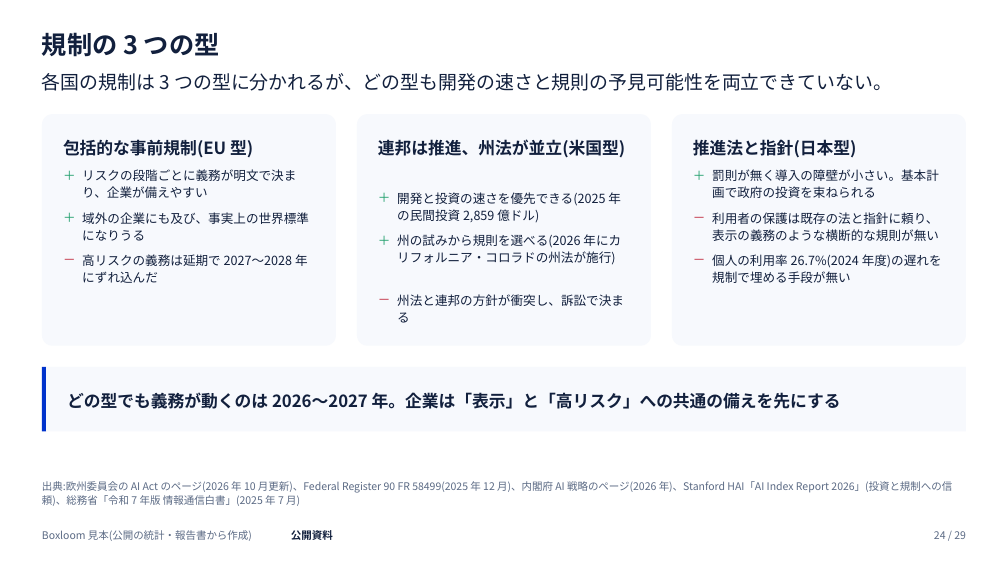
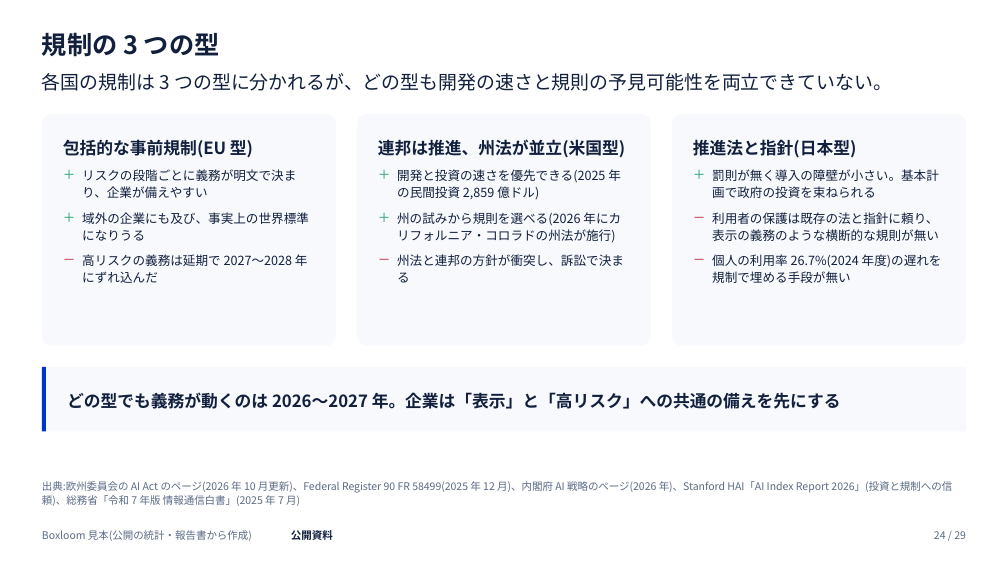
Before and after one commit to tjst-t/boxloom, a slide deck: slide 24 of boxloom/out/ai_society_light.pptx. Drawn at 1008x567 pixels with LibreOffice and Linux fonts; fonts in the diff are those of the drawing. Boxes give left, top, right and bottom in pixels: in the first picture for what was removed or moved away, otherwise in the second. Text is boxed around its words. In the diff, an @@ line names an element or a change of style, - is before the commit and + after.

```diff
--- a/boxloom/out/ai_society_light.pptx
+++ b/boxloom/out/ai_society_light.pptx
@@ text in rounded rectangle at (63,139,309,283): text added @@
+包括的な事前規制(EU 型)
+＋ リスクの段階ごとに義務が明文で決まり、企業が備えやすい
+＋ 域外の企業にも及び、事実上の世界標準になりうる
+－ 高リスクの義務は延期で 2027〜2028 年にずれ込んだ
@@ text in rounded rectangle at (378,139,625,283): text added @@
+連邦は推進、州法が並立(米国型)
+＋ 開発と投資の速さを優先できる(2025 年の民間投資 2,859 億ドル)
+＋ 州の試みから規則を選べる(2026 年にカリフォルニア・コロラドの州法が施行)
+－ 州法と連邦の方針が衝突し、訴訟で決まる
@@ text in rounded rectangle at (693,139,942,283): text added @@
+推進法と指針(日本型)
+＋ 罰則が無く導入の障壁が小さい。基本計画で政府の投資を束ねられる
+－ 利用者の保護は既存の法と指針に頼り、表示の義務のような横断的な規則が無い
+－ 個人の利用率 26.7%(2024 年度)の遅れを規制で埋める手段が無い
@@ text removed at (82,169,296,198) @@
-＋ リスクの段階ごとに義務が明文で決まり、企業が備えやすい
@@ text removed at (712,169,939,198) @@
-＋ 罰則が無く導入の障壁が小さい。基本計画で政府の投資を束ねられる
@@ text removed at (397,192,621,222) @@
-＋ 開発と投資の速さを優先できる(2025 年の民間投資 2,859 億ドル)
@@ text removed at (82,212,309,241) @@
-＋ 域外の企業にも及び、事実上の世界標準になりうる
@@ text removed at (397,234,621,265) @@
-＋ 州の試みから規則を選べる(2026 年にカリフォルニア・コロラドの州法が施行)
@@ text removed at (712,212,939,241) @@
-－ 利用者の保護は既存の法と指針に頼り、表示の義務のような横断的な規則が無い
@@ text removed at (82,254,308,283) @@
-－ 高リスクの義務は延期で 2027〜2028 年にずれ込んだ
@@ text removed at (712,254,942,283) @@
-－ 個人の利用率 26.7%(2024 年度)の遅れを規制で埋める手段が無い
@@ text removed at (397,294,624,323) @@
-－ 州法と連邦の方針が衝突し、訴訟で決まる
@@ rectangle "どの型でも義務が動くのは 2026〜2027 年。企業は「表示」と「高リスク」への共通の備えを先にする": place and size @@
-rectangle "どの型でも義務が動くのは 2026〜2027 年。企業は「表示」と「高リスク」への共通の備えを先にする" at (67,392,841,409)
+rectangle "どの型でも義務が動くのは 2026〜2027 年。企業は「表示」と「高リスク」への共通の備えを先にする" at (46,367,966,432)
@@ rectangle "どの型でも義務が動くのは 2026〜2027 年。企業は「表示」と「高リスク」への共通の備えを先にする" at (46,367,966,432): fill none to #F7F9FD @@
```
Also in this commit, not shown: 12 other slides changed, 9 other files.
